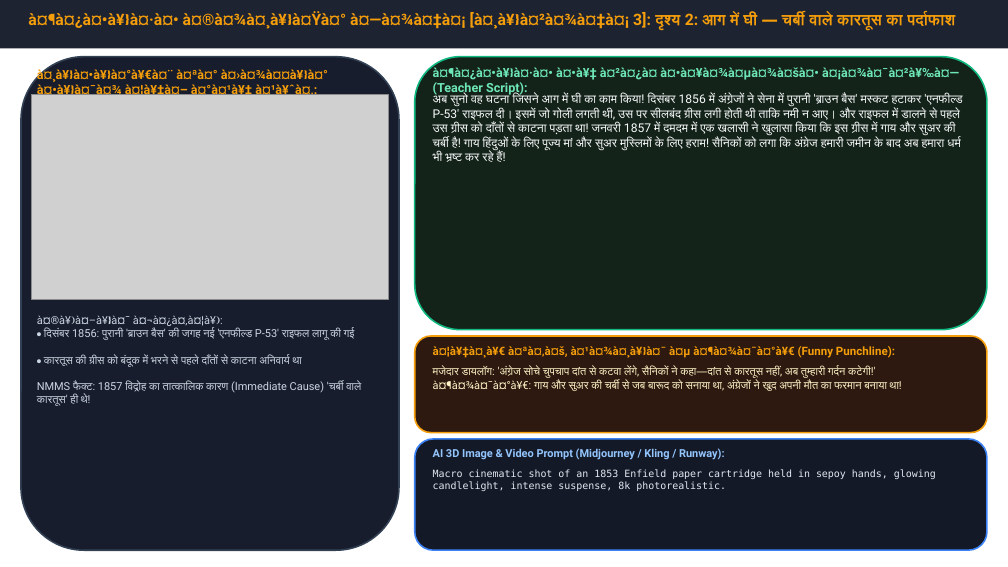
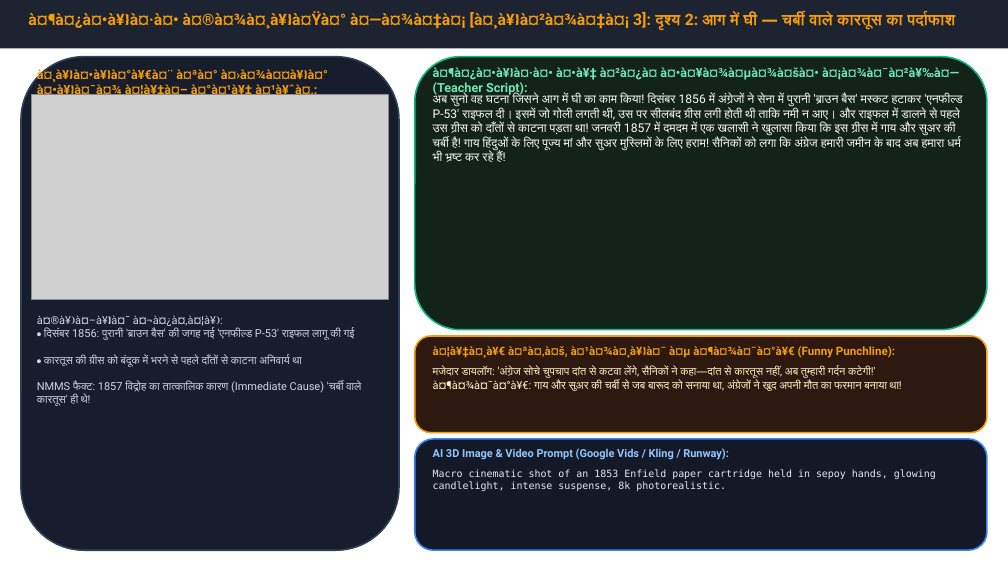
Before and after one commit to Sudhirkr85/nnms, a slide deck: slide 3 of SST_Complete_Course_SagarSir/00_Smart_Story_Class_Pilot/Class_08_History_1857_Revolt/Teacher_Master_Story_Guide.pptx. Drawn at 1008x567 pixels with LibreOffice and Linux fonts; fonts in the diff are those of the drawing; grey boxes stand for pictures. Boxes give left, top, right and bottom in pixels: in the first picture for what was removed or moved away, otherwise in the second. Text is boxed around its words. In the diff, an @@ line names an element or a change of style, - is before the commit and + after.

Commit message:
Embed Google Vids Mangal Pandey video into Smart Story Class PPTs

```diff
--- a/SST_Complete_Course_SagarSir/00_Smart_Story_Class_Pilot/Class_08_History_1857_Revolt/Teacher_Master_Story_Guide.pptx
+++ b/SST_Complete_Course_SagarSir/00_Smart_Story_Class_Pilot/Class_08_History_1857_Revolt/Teacher_Master_Story_Guide.pptx
@@ text at [433, 448, 729, 460]: text changed @@
-AI 3D Image & Video Prompt (Midjourney / Kling / Runway):
+AI 3D Image & Video Prompt (Google Vids / Kling / Runway):
```
Also in this commit, not shown: 11 other slides changed, 6 other files.
